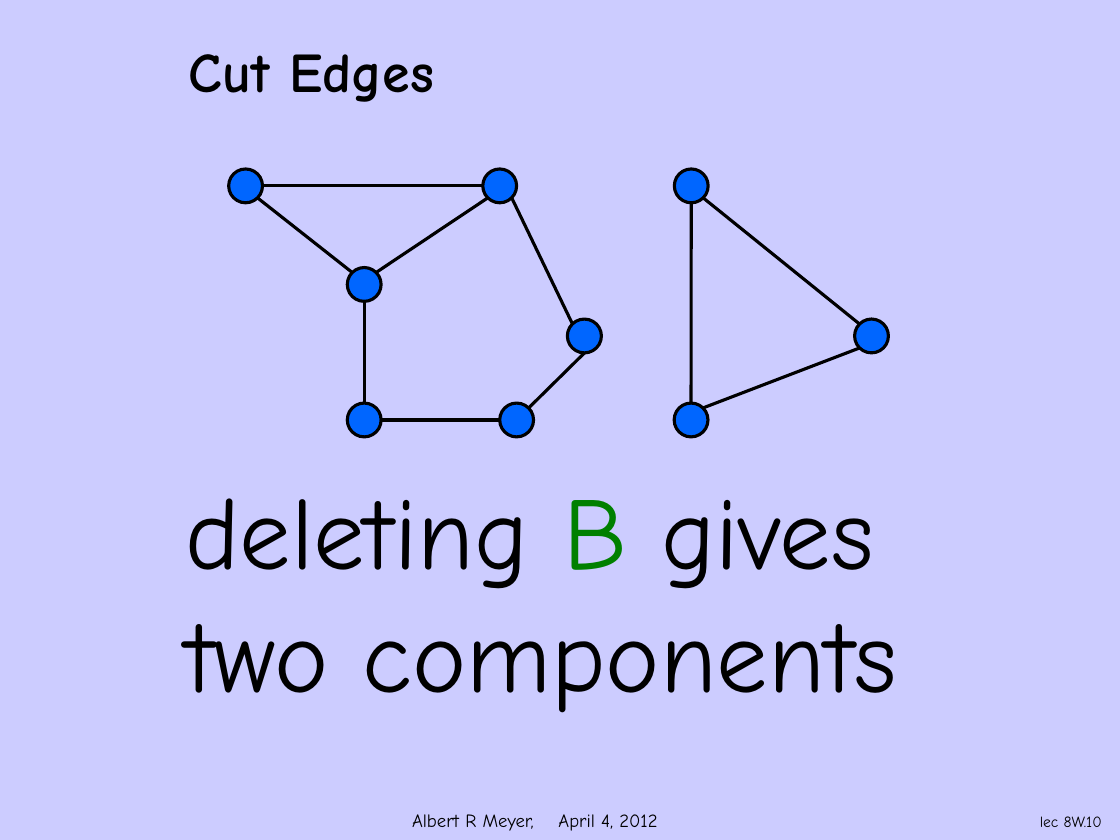
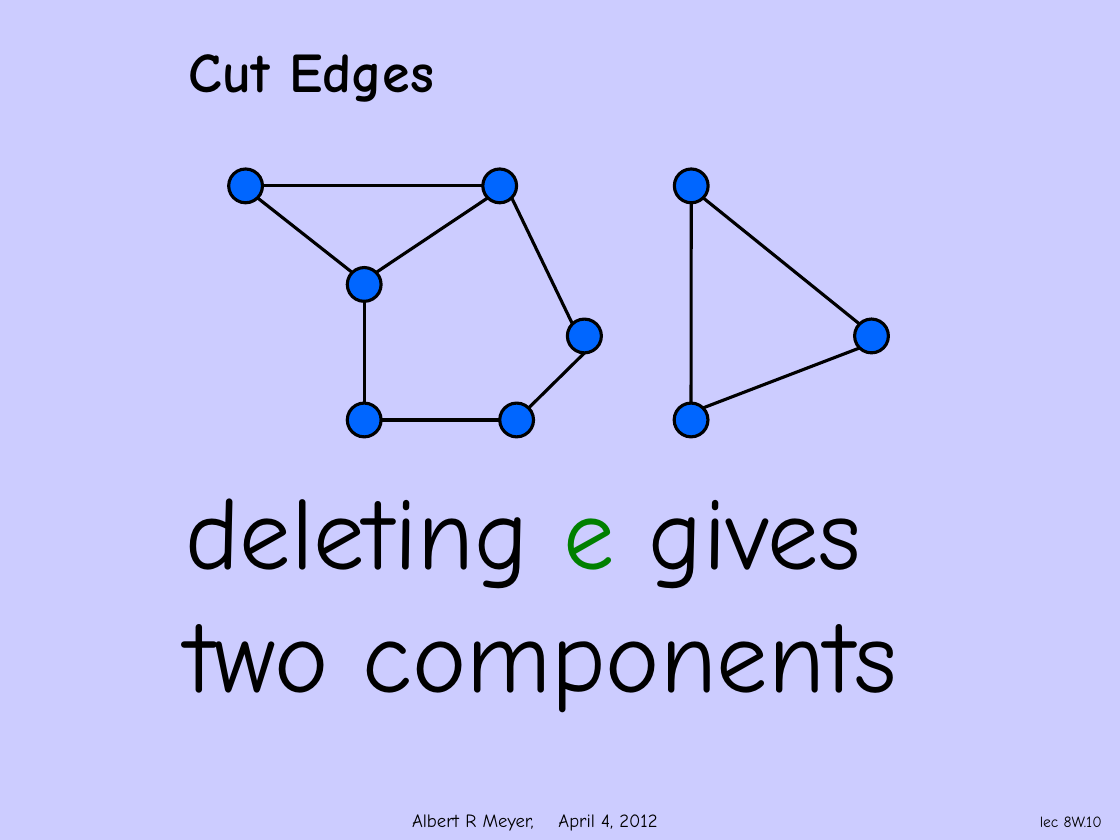
Before and after one commit to armeyer/mcs_web, a slide deck: slide 10 of spring12/slidesS12/trees-def.pptx. Drawn at 1120x840 pixels with LibreOffice and Linux fonts; fonts in the diff are those of the drawing; background and template pictures are left out. Boxes give left, top, right and bottom in pixels: in the first picture for what was removed or moved away, otherwise in the second. Text is boxed around its words. In the diff, an @@ line names an element or a change of style, - is before the commit and + after.

```diff
--- a/spring12/slidesS12/trees-def.pptx
+++ b/spring12/slidesS12/trees-def.pptx
@@ text at bbox=[185, 498, 862, 589]: text changed @@
-deleting B gives
+deleting e gives
```
Also in this commit, not shown: 4 other slides changed, 1 other file.
